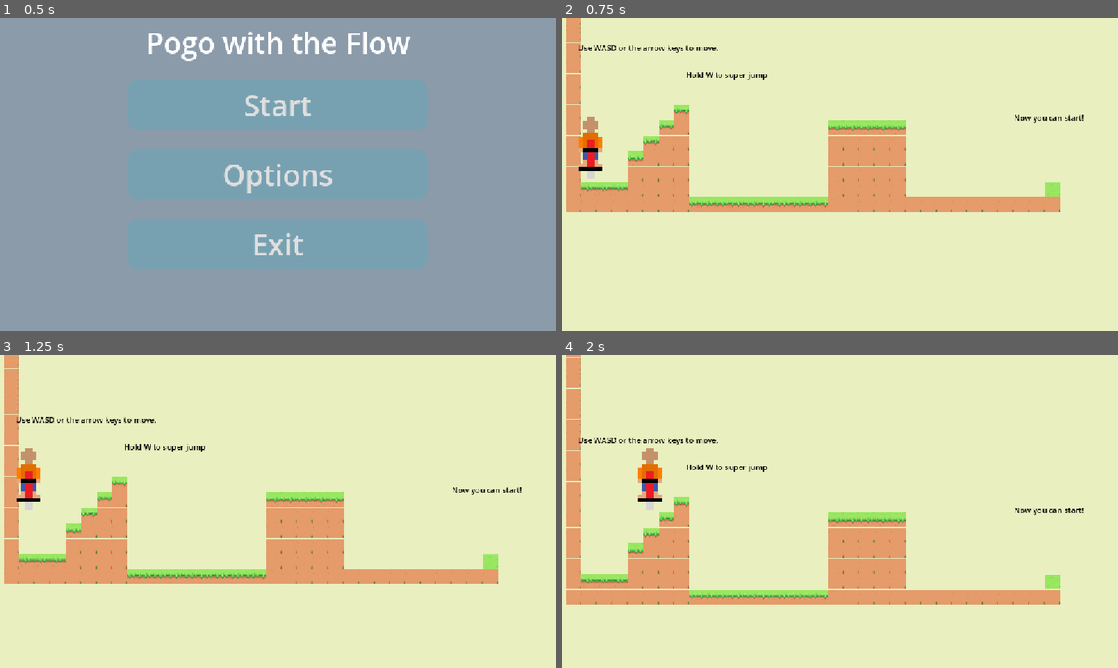
Above: before the commit, frames 1-4 (two rows, left to right).
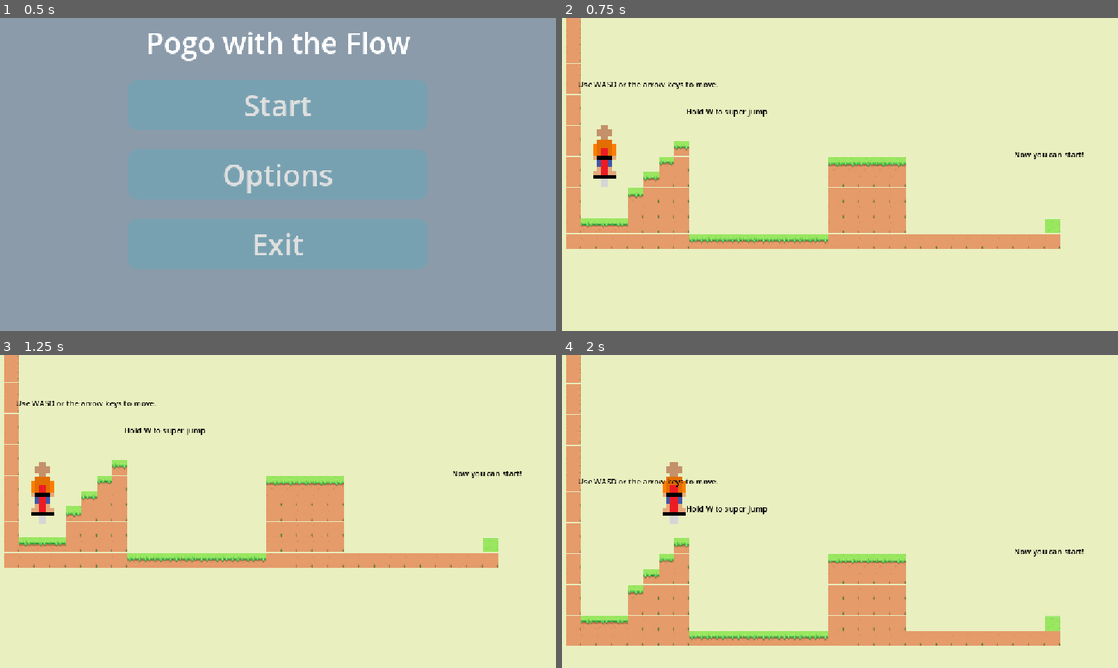
Above: after the commit, the same moments.

Repository: ScarletAkuma/game
Game: Godot game, scene res://Main menu.tscn
Same seed, same stepped clock (60 frames per second), same inputs: the game is played once before the commit and once after it.
Inputs:
- Up to frame 1 (0.5 s): no input
- Up to frame 2 (0.75 s): click "Start" at 0.5 s
- Up to frame 3 (1.25 s): no input
- Up to frame 4 (2 s): hold D (right) from 1.28 s (still down); tap Space (jump) at 1.52 s

Frame 1 is identical in both runs. In frame 2, 16% of the frame differs, in the area x 0-94%, y 0-74%; in frame 3, 12%; in frame 4, 17%, in the area x 0-94%, y 0-93%.

Commit message:
Update main.tscn

Diff:
--- a/main.tscn
+++ b/main.tscn
@@ -307,10 +307,10 @@
 
 [node name="ColorRect" type="ColorRect" parent="." unique_id=1383351368]
 z_index = -20
-offset_left = -2735.0
-offset_top = -1193.0
-offset_right = 4368.0
-offset_bottom = 838.0
+offset_left = -2792.0
+offset_top = -1048.0
+offset_right = 4311.0
+offset_bottom = 983.0
 color = Color(0.9138824, 0.9353209, 0.75044256, 1)
 metadata/_edit_use_anchors_ = true
 
@@ -324,12 +324,12 @@
 script = ExtResource("1_0xm2m")
 
 [node name="Sprite2D" type="Sprite2D" parent="Player" unique_id=674020692]
-position = Vector2(2, -67)
+position = Vector2(39, -39)
 scale = Vector2(8, 8)
 texture = ExtResource("2_h2yge")
 
 [node name="CollisionShape2D" type="CollisionShape2D" parent="Player" unique_id=614406060]
-position = Vector2(1, -65)
+position = Vector2(38, -37)
 shape = SubResource("RectangleShape2D_h2yge")
 
 [node name="Camera2D" type="Camera2D" parent="Player" unique_id=1304424021]
